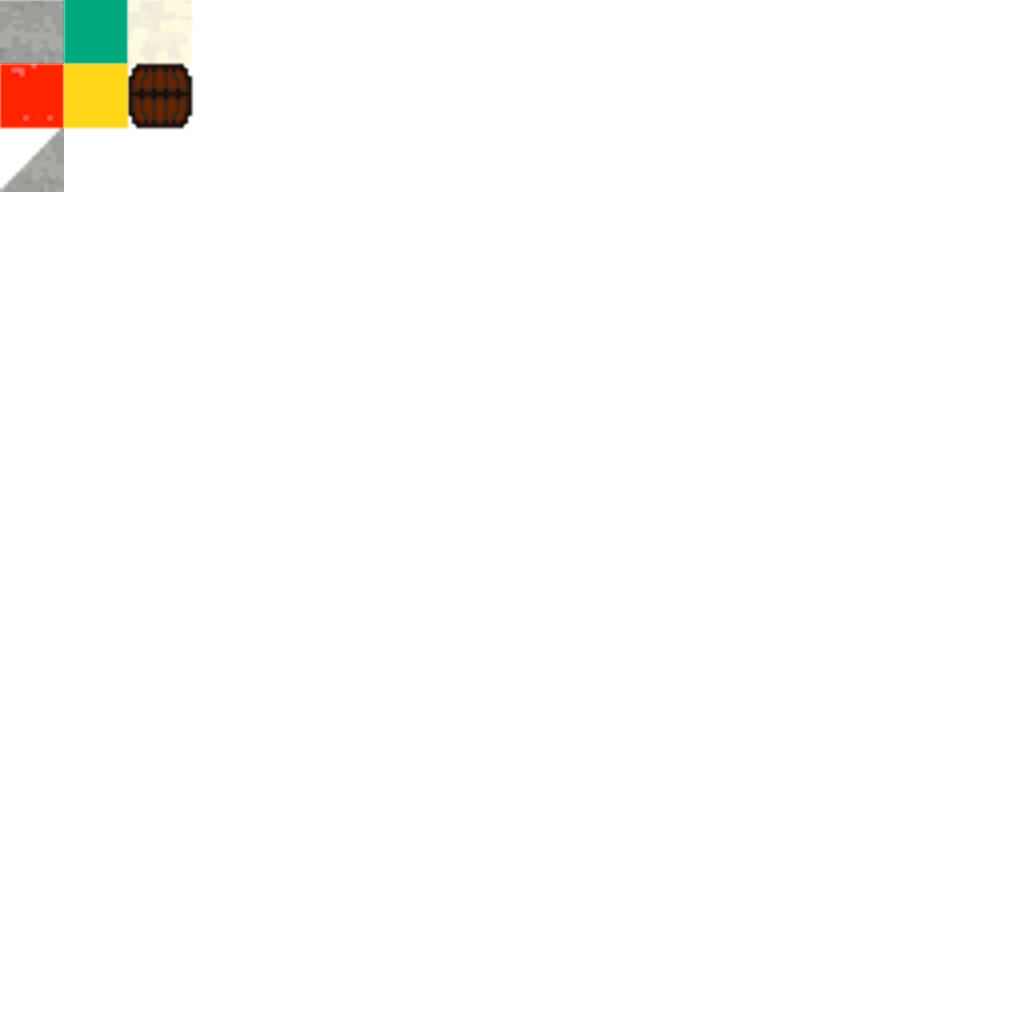
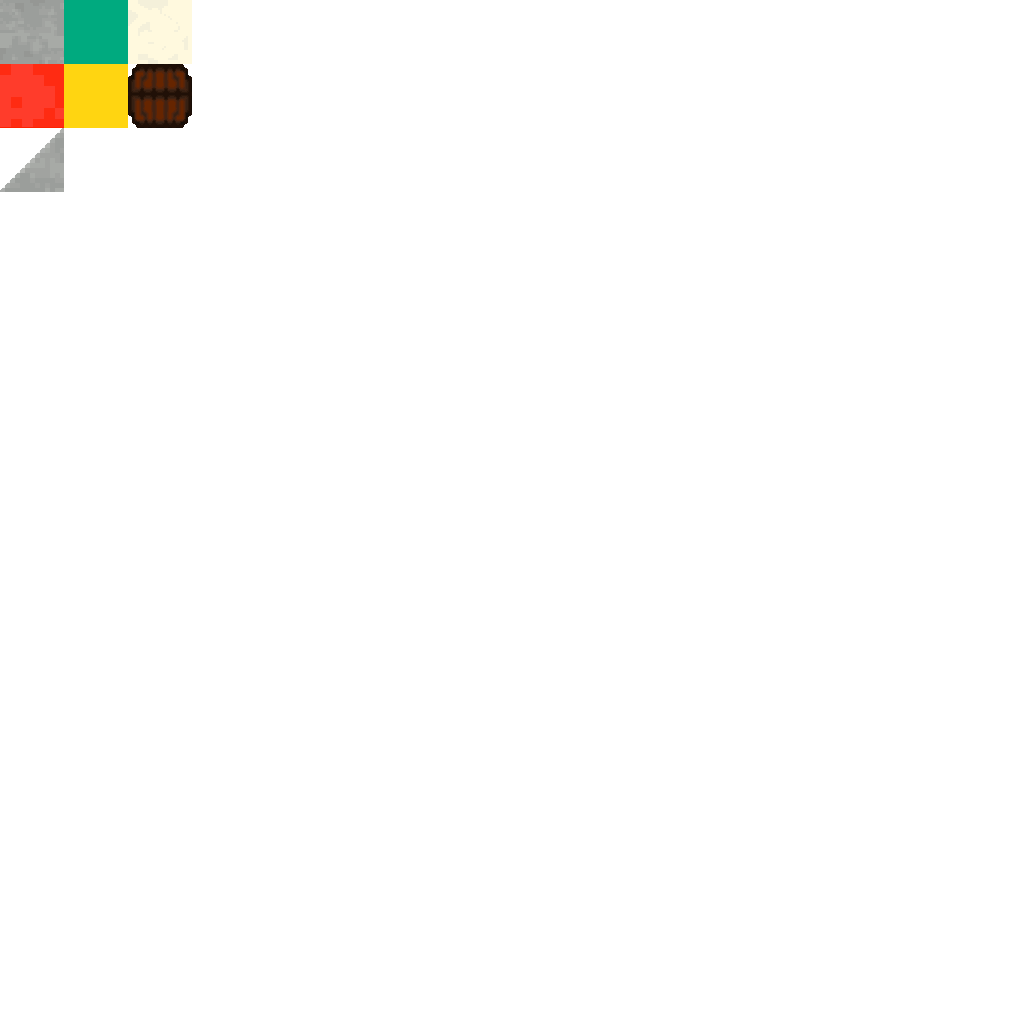
Layered file, before and after one edit (1024x1024). Changes by layer:
removed layer "0-1 copy" over [59, 60, 133, 133]
removed layer "Layer #1" over [123, 59, 194, 130]
removed layer "0-1" over [0, 60, 69, 133]
removed layer "2-0" over [123, 0, 194, 69]
removed layer "1-0" over [59, 0, 133, 69]
removed layer "triangle1" over [0, 126, 64, 192]
painted on "0-0" over [0, 0, 192, 192]
